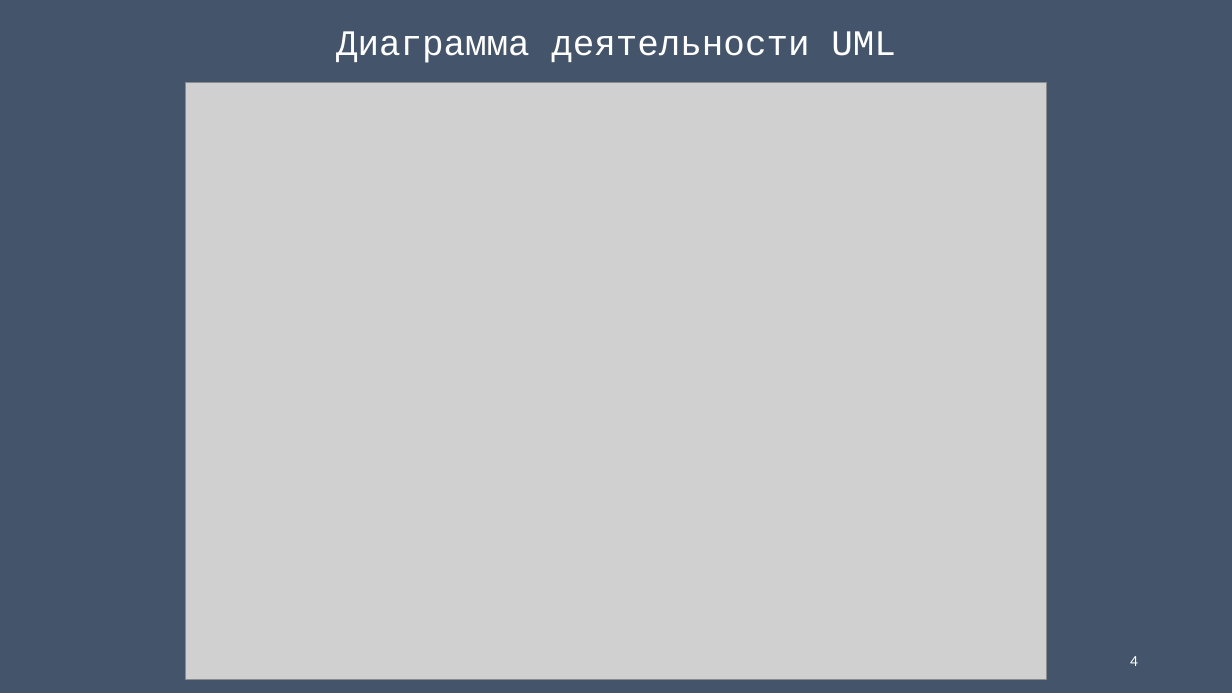
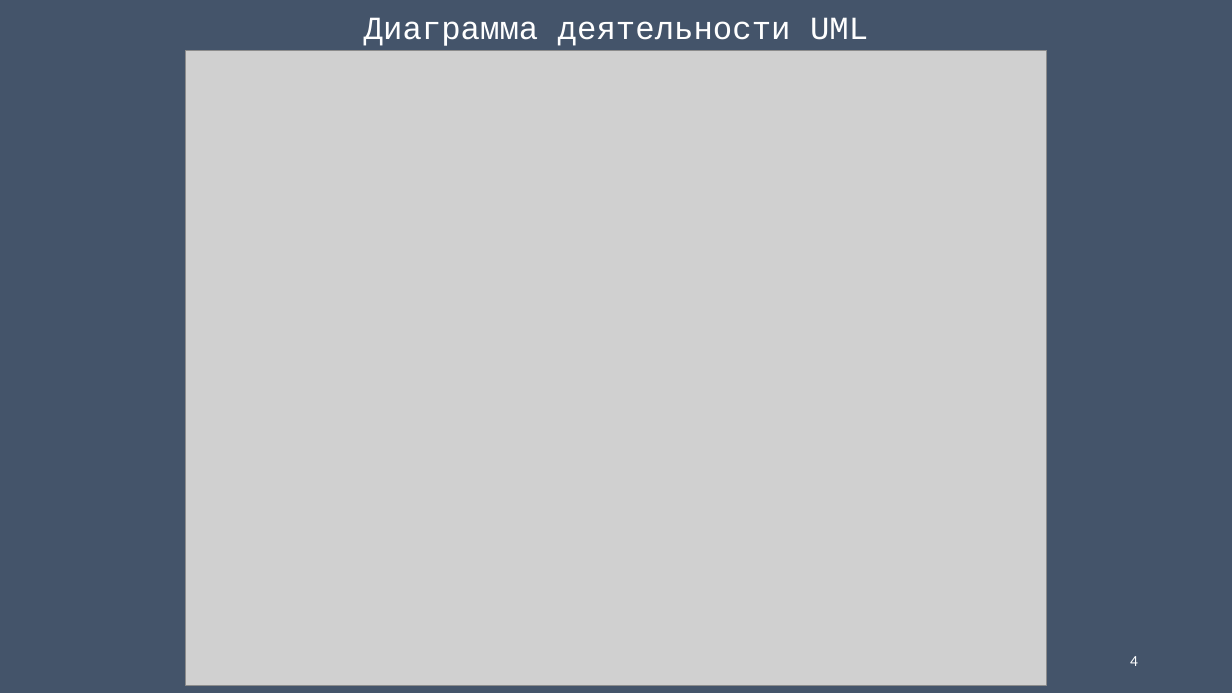
Before and after one commit to Edelweiss02/SIGMA_ST, a slide deck: slide 4 of SIGMA_ST.pptx. Drawn at 1232x693 pixels with LibreOffice and Linux fonts; fonts in the diff are those of the drawing; grey boxes stand for pictures. Boxes give left, top, right and bottom in pixels: in the first picture for what was removed or moved away, otherwise in the second. Text is boxed around its words. In the diff, an @@ line names an element or a change of style, - is before the commit and + after.

```diff
--- a/SIGMA_ST.pptx
+++ b/SIGMA_ST.pptx
@@ title "Диаграмма деятельности UML" at bbox=[364, 17, 868, 46]: size 28 to 25.2 pt @@
@@ picture: place and size @@
-picture at bbox=[186, 82, 1047, 679]
+picture at bbox=[186, 50, 1047, 685]
```
Also in this commit, not shown: 6 other files.
